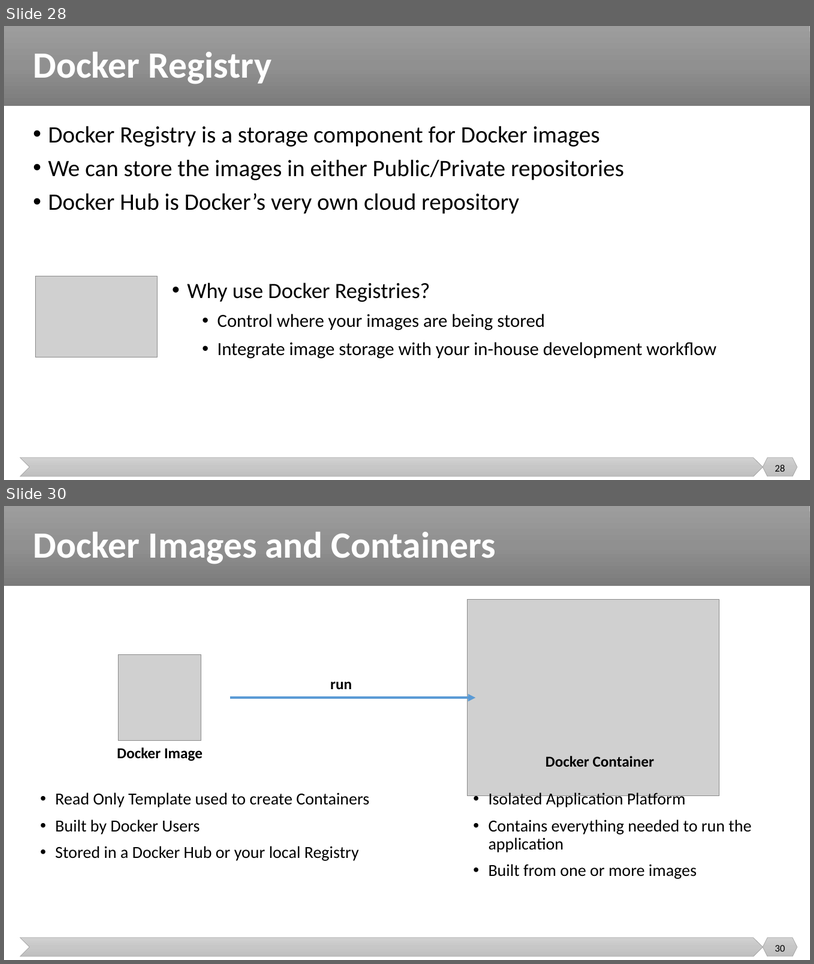
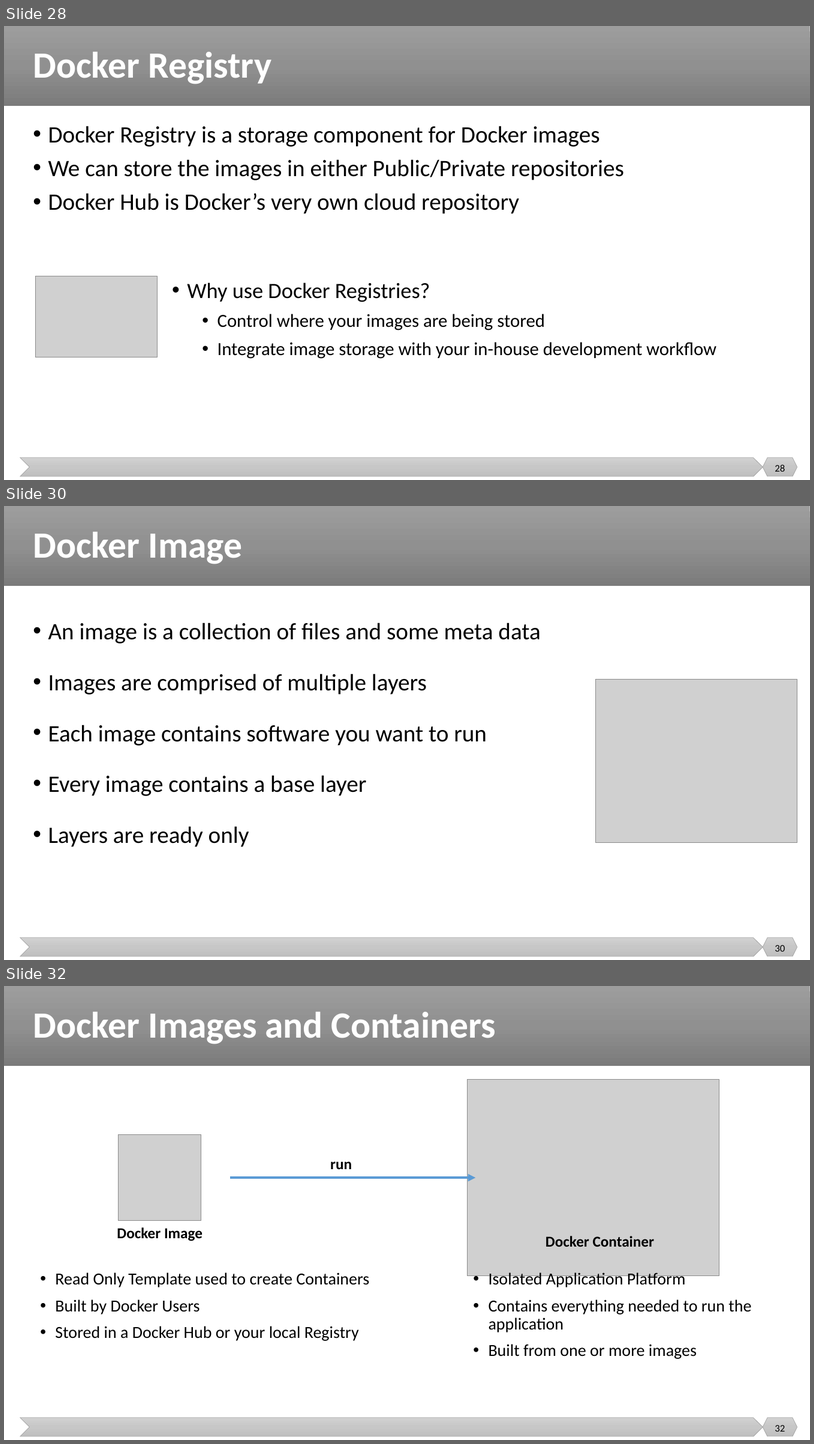
Before and after one commit to malenezi/malenezi, a slide deck: SE489/Lectures/4-Containerization/Containerization.pptx. Shown one above the other, each under a label of ours: slides 28 and 30 before the commit, slides 28, 30 and 32 after it; the slides between them are not shown. The pictures are 814x964 and 814x1444 pixels, drawn with LibreOffice and Linux fonts; fonts in the diff are those of the drawing; grey boxes stand for pictures. Boxes give left, top, right and bottom in pixels: in the first picture for what was removed or moved away, otherwise in the second. Text is boxed around its words. In the diff, an @@ line names an element or a change of style, - is before the commit and + after.

```diff
--- a/SE489/Lectures/4-Containerization/Containerization.pptx
+++ b/SE489/Lectures/4-Containerization/Containerization.pptx
@@ slide 30 added at (4, 506, 810, 960), background #FFFFFF; not listed: 3 template elements that a slide beside it also shows @@
@@ title added at (33, 532, 242, 564), 44 pt, text #FFFFFF, bold @@
+Docker Image
@@ text added at (48, 622, 540, 847), 28 pt, text #000000 @@
+• An image is a collection of files and some meta data
+• Images are comprised of multiple layers
+• Each image contains software you want to run
+• Every image contains a base layer
+• Layers are ready only
@@ picture added at (596, 679, 798, 843) @@
@@ page number added at (775, 945, 785, 951), 12 pt, text #000000 @@
+30
@@ what was slide 30 is now slide 32 @@
@@ page number at (775, 1425, 785, 1431): text changed @@
-30
+32
```
Also in this commit, not shown: 1 slide changed, 2 other slides added, 1 slide removed.
